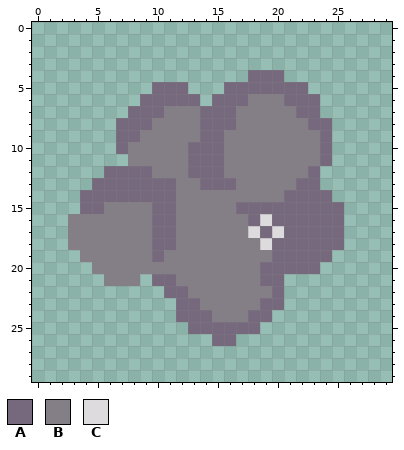
Pixel-art sprite: evergrove/dwarf/dust/dust2.png. That is the earlier state.
The file is 30x30 pixels.
Palette (. is transparent): A #76697d  B #847e87  C #dedbdf
Once edited:
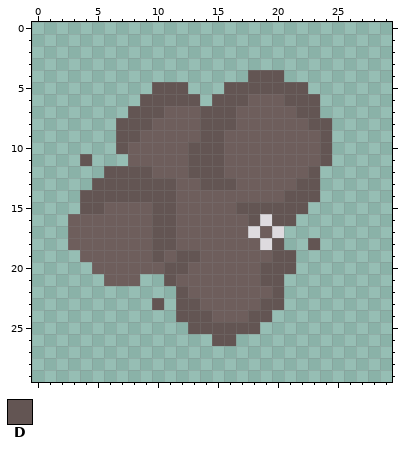
Colours new in this view: D #635553
Commit message: Add geode and dust for spawn
What changed:
@@ palette @@
-B #847e87
+B #6e5e5c
@@ x 0..29 @@
  3 ..............................
- 4 ..................AAA.........
- 5 ..........AAA...AAAAAAA.......
- 6 .........AAAAA.AAABBBAAA......
- 7 ........AAABBBAAABBBBBAA......
- 8 .......AAABBBBAAABBBBBBAA.....
- 9 .......AABBBBBAABBBBBBBBA.....
-10 .......ABBBBBAAABBBBBBBBA.....
-11 ........BBBBBAAABBBBBBBBA.....
-12 ......AAAABBBAAABBBBBBBA......
-13 .....AAAAAAABBAAABBBBBAA......
-14 ....AAAAAAAABBBBBBBBBAAAA.....
-15 ....AABBBBAABBBBBAAAAAAAAA....
-16 ...BBBBBBBAABBBBBBACAAAAAA....
-17 ...BBBBBBBAABBBBBBCACAAAAA....
-18 ...BBBBBBBAABBBBBBBCAAAAAA....
-19 ....BBBBBBABBBBBBBBBAAAAA.....
-20 .....BBBBBBBBBBBBBBAAAAA......
-21 ......BBB.AABBBBBBBAA.........
-22 ...........AABBBBBBBA.........
-23 ............AABBBBBAA.........
-24 ............AAABBBAA..........
-25 .............AAAAAA...........
-26 ...............AA.............
+ 4 ..................DDD.........
+ 5 ..........DDD...DDDDDDD.......
+ 6 .........DDDDD.DDDBBBDDD......
+ 7 ........DDDBBBDDDBBBBBDD......
+ 8 .......DDDBBBBDDDBBBBBBDD.....
+ 9 .......DDBBBBBDDBBBBBBBBD.....
+10 .......DBBBBBDDDBBBBBBBBD.....
+11 ....D...BBBBBDDDBBBBBBBBD.....
+12 ......DDDDBBBDDDBBBBBBBD......
+13 .....DDDDDDDBBDDDBBBBBDD......
+14 ....DDDDDDDDBBBBBBBBBDDD......
+15 ....DDBBBBDDBBBBBDDDDDD.......
+16 ...BBBBBBBDDBBBBBBDCDD........
+17 ...BBBBBBBDDBBBBBBCBC.........
+18 ...BBBBBBBDDBBBBBBBCD..D......
+19 ....BBBBBBDBDDBBBBBBDD........
+20 .....BBBBBBDDBBBBBBDDD........
+21 ......BBB..DBBBBBBBDD.........
+22 ............DBBBBBBBD.........
+23 ..........D.DDBBBBBDD.........
+24 ............DDDBBBDD..........
+25 .............DDDDDD...........
+26 ...............DD.............
 27 ..............................
Boxes around the changes in both pictures, in picture pixels (x1, y1, x2, y2):
changed: (68, 70, 344, 346)
